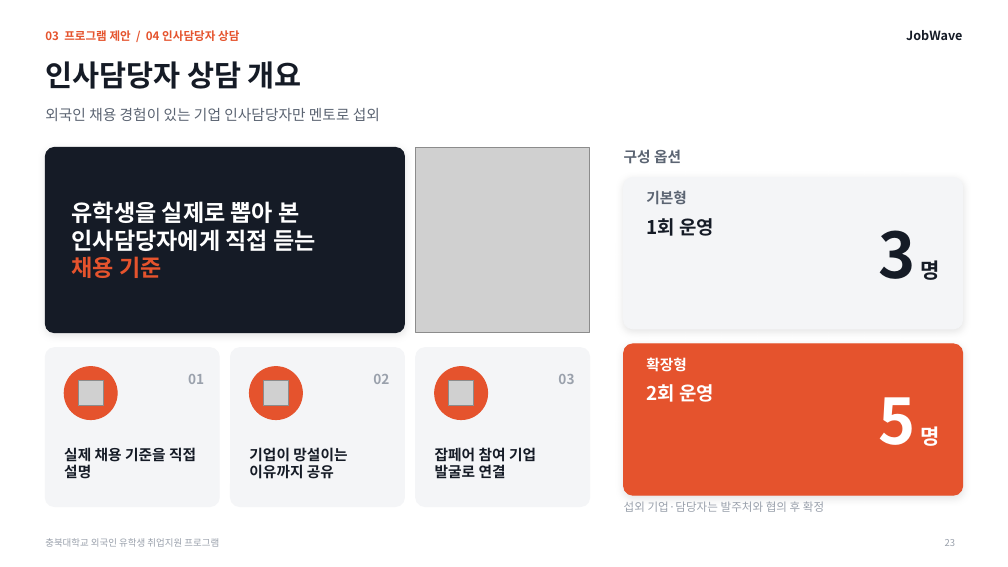
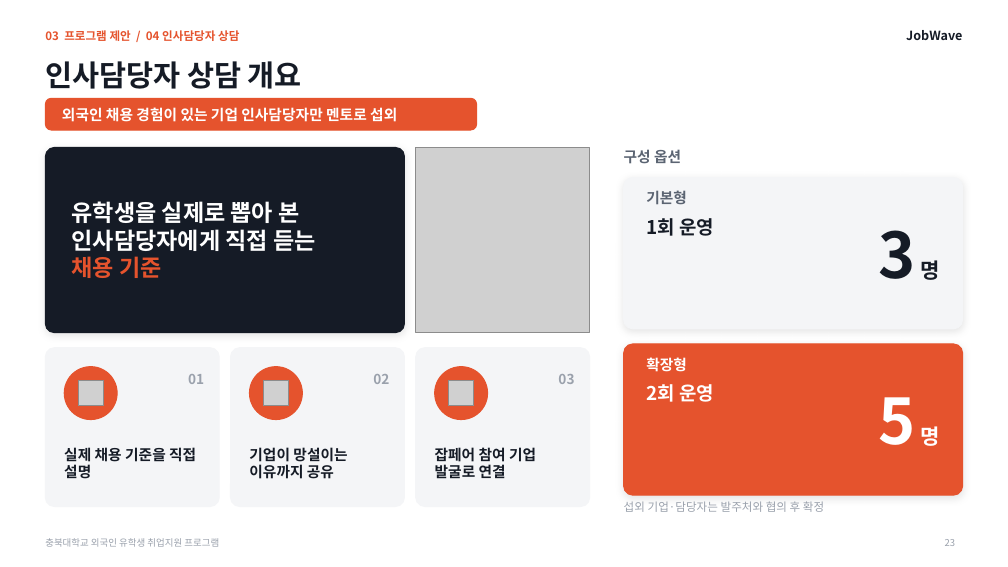
Before and after one commit to job-wave/Codex, a slide deck: slide 23 of output/jobwave-cbnu-proposal/JobWave_proposal_visual.pptx. Drawn at 1008x567 pixels with LibreOffice and Linux fonts; fonts in the diff are those of the drawing; grey boxes stand for pictures. Boxes give left, top, right and bottom in pixels: in the first picture for what was removed or moved away, otherwise in the second. Text is boxed around its words. In the diff, an @@ line names an element or a change of style, - is before the commit and + after.

```diff
--- a/output/jobwave-cbnu-proposal/JobWave_proposal_visual.pptx
+++ b/output/jobwave-cbnu-proposal/JobWave_proposal_visual.pptx
@@ rounded rectangle added at (45, 98, 477, 130), fill #E5532D, outline #E5532D 1 pt @@
@@ text "외국인 채용 경험이 있는 기업 ...": place and size @@
-text "외국인 채용 경험이 있는 기업 ..." at (45, 107, 380, 121)
+text "외국인 채용 경험이 있는 기업 ..." at (62, 107, 397, 122)
@@ text "외국인 채용 경험이 있는 기업 ..." at (62, 107, 397, 122): text colour #5B6472 to #FFFFFF, bold on @@
```
Also in this commit, not shown: 26 other slides changed, 1 other file.
